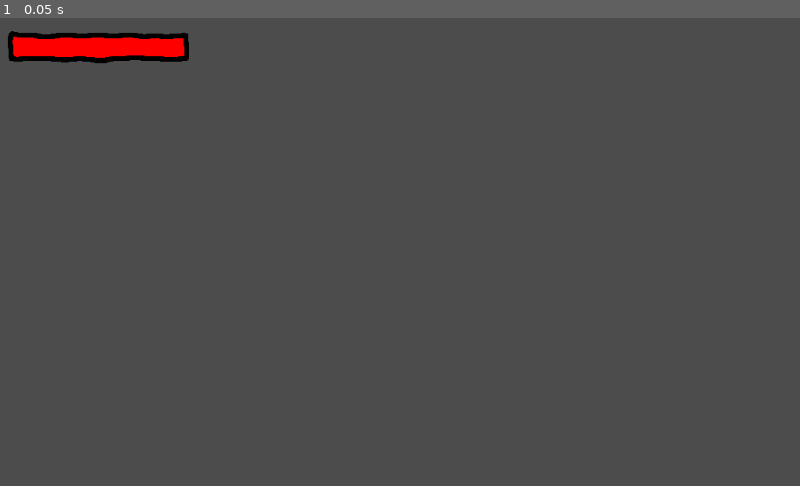
Above: before the commit, frame 1.
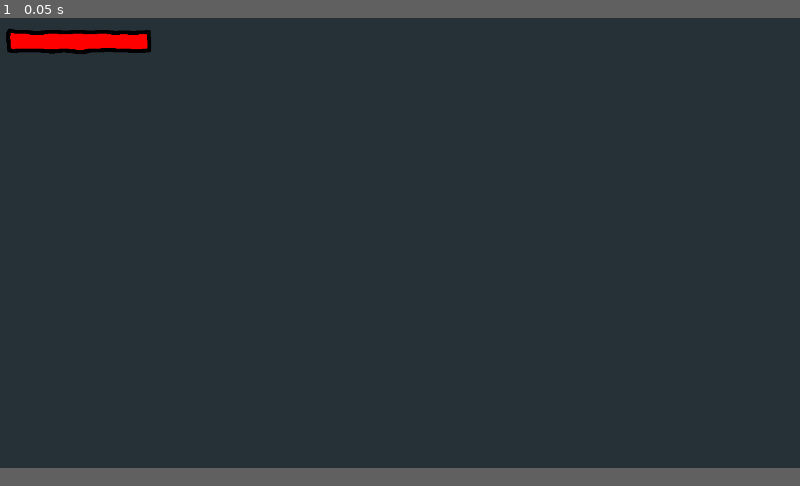
Above: after the commit, the same moment.

Repository: maframo/Joc
Game: Godot game, scene res://Scenes/Health Bar.tscn
Two runs of this game, one before a commit and one after it. Both use one fixed random seed, a clock stepped at 60 frames per second and the inputs below. After the commit the project has no main scene; this scene is started directly in both runs.
Inputs:
- Up to frame 1 (0.05 s): no input
In our replay, the window is 800x468 before the commit and 800x450 after it. These sizes can differ from the game's own. Grey fills any space a smaller window leaves; there, only what the larger window draws over its background counts as a difference.

The runs differ from the first frame. In frame 1, 96% of the frame differs, in the area x 0-100%, y 0-97%.

Commit message:
Arreglo

Diff:
--- /dev/null
+++ b/Street Fighter/Scenes/Pantalla Inici.tscn
@@ -0,0 +1,65 @@
+[gd_scene load_steps=5 format=2]
+
+[ext_resource path="res://Scenes/MainMenu.gd" type="Script" id=1]
+[ext_resource path="res://Imatges/Pantalla Inici/Foto.png" type="Texture" id=2]
+[ext_resource path="res://Scenes/MainMenu/Botons/NewGame_DEFINITIU_b.tscn" type="PackedScene" id=3]
+[ext_resource path="res://Scenes/MainMenu/Botons/Options_b.tscn" type="PackedScene" id=4]
+
+[node name="Pantalla Inici" type="Control"]
+editor/display_folded = true
+anchor_right = 1.0
+anchor_bottom = 1.0
+script = ExtResource( 1 )
+__meta__ = {
+"_edit_group_": true
+}
+
+[node name="Menu" type="VBoxContainer" parent="."]
+margin_left = 120.0
+margin_top = 80.0
+margin_right = 1160.0
+margin_bottom = 640.0
+
+[node name="Logo" type="TextureRect" parent="Menu"]
+margin_right = 1040.0
+margin_bottom = 115.0
+texture = ExtResource( 2 )
+
+[node name="Centre" type="HBoxContainer" parent="Menu"]
+margin_top = 119.0
+margin_right = 1040.0
+margin_bottom = 560.0
+size_flags_vertical = 3
+
+[node name="Botons " type="VBoxContainer" parent="Menu/Centre"]
+margin_right = 518.0
+margin_bottom = 441.0
+size_flags_horizontal = 3
+size_flags_vertical = 3
+custom_constants/separation = 10
+alignment = 1
+
+[node name="NewGame" parent="Menu/Centre/Botons " instance=ExtResource( 3 )]
+margin_top = 155.0
+margin_right = 518.0
+margin_bottom = 215.0
+
+[node name="Options" parent="Menu/Centre/Botons " instance=ExtResource( 4 )]
+margin_top = 225.0
+margin_right = 518.0
+margin_bottom = 285.0
+
+[node name="Dibuix" type="CenterContainer" parent="Menu/Centre"]
+margin_left = 522.0
+margin_right = 1040.0
+margin_bottom = 441.0
+size_flags_horizontal = 3
+size_flags_vertical = 3
+
+[node name="Dibuix" type="TextureRect" parent="Menu/Centre/Dibuix"]
+margin_left = 259.0
+margin_top = 220.0
+margin_right = 259.0
+margin_bottom = 220.0
+
+[connection signal="pressed" from="Menu/Centre/Botons /NewGame" to="." method="_on_NewGame_pressed"]
--- a/Street Fighter/project.godot
+++ b/Street Fighter/project.godot
@@ -16,9 +16,15 @@
 [application]
 
 config/name="Street Fighter"
-run/main_scene="res://Scenes/Health Bar.tscn"
+run/main_scene="res://Scenes/Fighter.tscn"
 config/icon="res://icon.png"
+
+[display]
+
+window/size/width=1280
+window/size/height=720
 
 [rendering]
 
+environment/default_clear_color=Color( 0.14902, 0.192157, 0.219608, 1 )
 environment/default_environment="res://default_env.tres"
